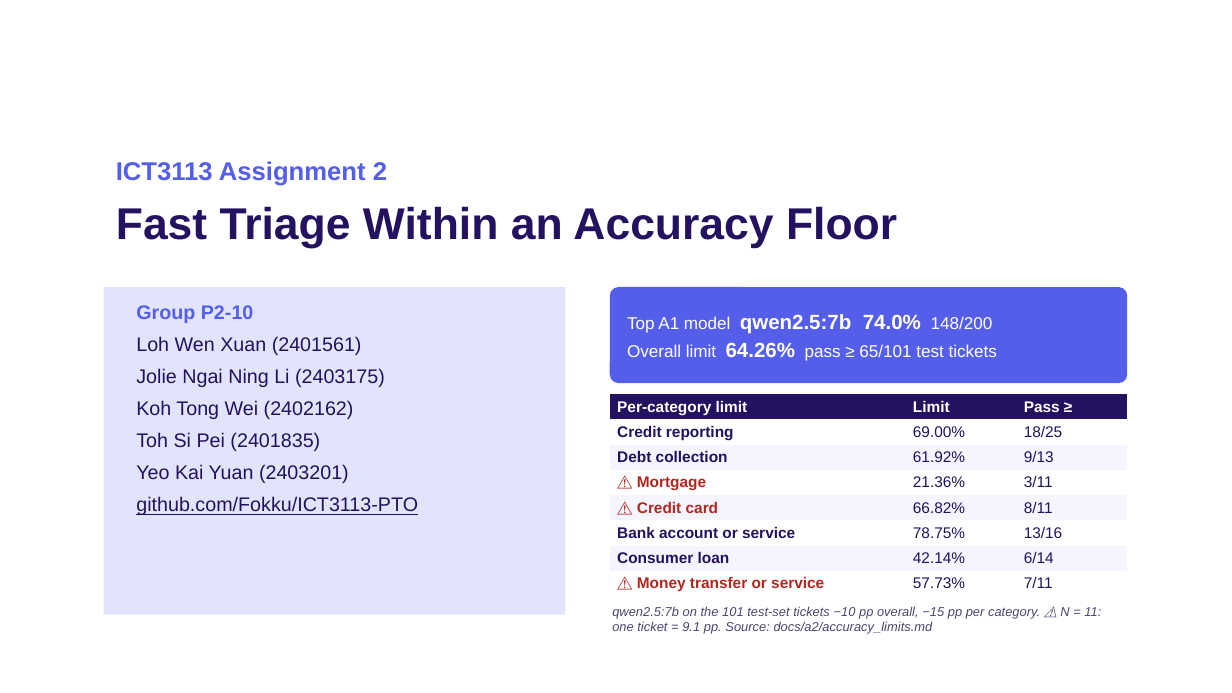
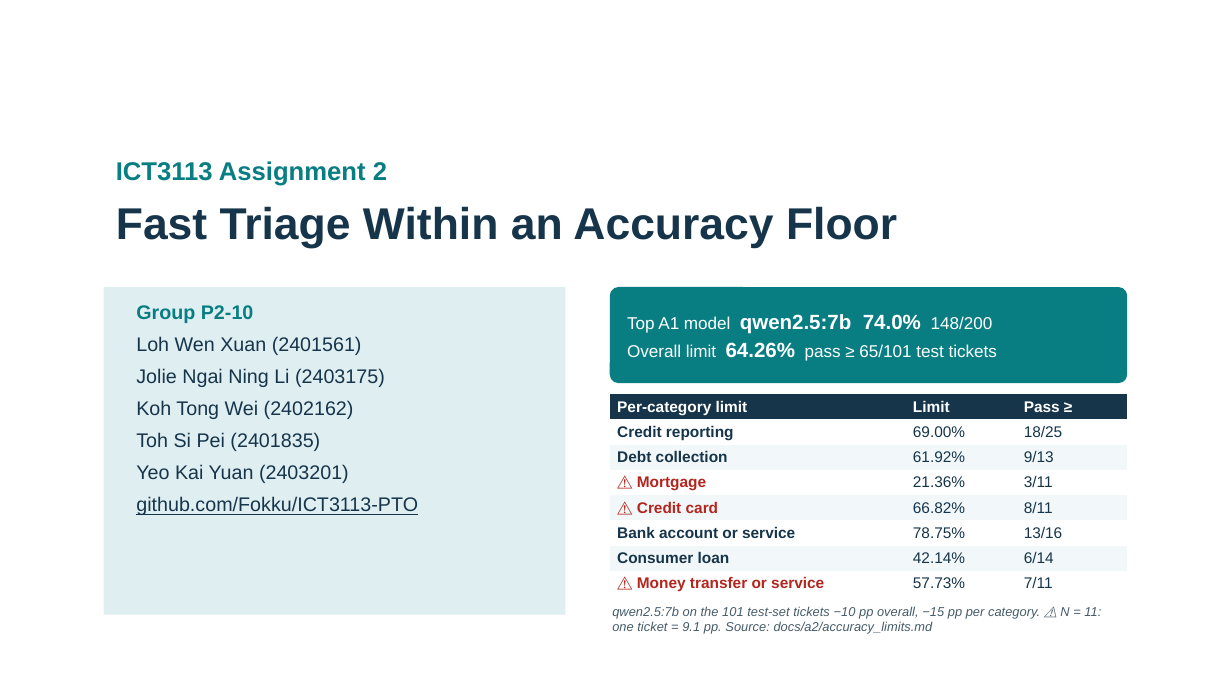
Before and after one commit to Fokku/ICT3113-PTO, a slide deck: slide 1 of slides/Group10_A2.pptx. Drawn at 1232x693 pixels with LibreOffice and Linux fonts; fonts in the diff are those of the drawing; background and template pictures are left out. Boxes give left, top, right and bottom in pixels: in the first picture for what was removed or moved away, otherwise in the second. Text is boxed around its words. In the diff, an @@ line names an element or a change of style, - is before the commit and + after.

```diff
--- a/slides/Group10_A2.pptx
+++ b/slides/Group10_A2.pptx
@@ title "ICT3113 Assignment 2" at (x1=116, y1=161, x2=897, y2=248): text colour #545EEA to #087E83 in "ICT3113 Assignment 2"; text colour #241160 to #16354A in "Fast Triage Within an Accuracy Floor" @@
@@ subtitle "Group P2-10" at (x1=103, y1=287, x2=565, y2=615): text colour #545EEA to #087E83 in "Group P2-10"; text colour #241160 to #16354A; fill #E2E4FC to #DFEEF1 @@
@@ rounded rectangle "Top A1 model qwen2.5:7b 74.0% ..." at (x1=610, y1=287, x2=1127, y2=383): fill #545EEA to #087E83 @@
@@ table at (x1=610, y1=394, x2=1127, y2=596) @@
@@ fill #241160 to #16354A in row 1 @@
@@ fill #F4F5FE to #F2F8F9 in 9 cells @@
@@ text colour #241160 to #16354A in "Credit reporting", "69.00%", "18/25", "Debt collection" and 14 more places @@
@@ text "qwen2.5:7b on the 101 test-set ..." at (x1=612, y1=606, x2=1101, y2=634): text colour #4A4670 to #455B69 @@
```
Also in this commit, not shown: 7 other slides changed.
